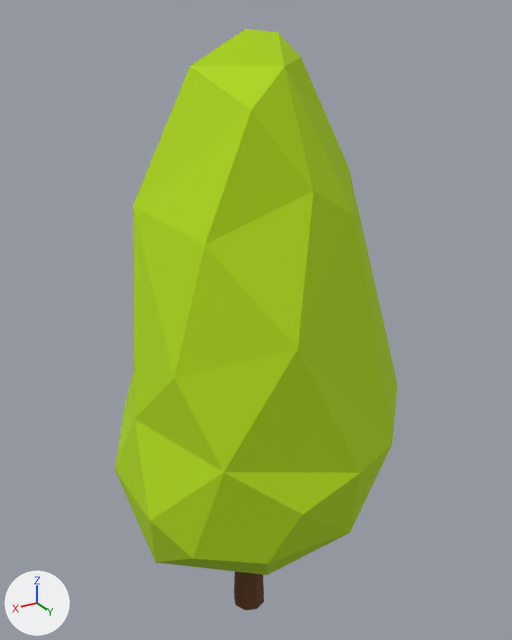
Before and after pictures for a commit that changed the FBX model OlympusUnity/Assets/_Project/Art Assets/Models/Environment/SmallTrees/SmallTreeA.fbx.
Camera for both pictures: a 50 mm camera at (1.62, 2.75, 3.14) aimed at (-0.05, -0.04, 1.74). Lighting does not change. The marker at lower left points along +X, +Y and +Z. Where no turn or scale is listed for an object, it has been applied to the vertices.

The older version as bpy lines, for what is in view:
```python
me_cylinder_018 = bpy.data.meshes.new('Cylinder.018')
me_cylinder_018.from_pydata(...)  # 70 vertices, 112 faces; spans x -0.71..0.72, y -0.68..0.74, z 0.0..3.08
# faces by material slot: [104, 8]
me_cylinder_018.materials.append(mat_smalltrees_mtl)  # green #b0db0d
me_cylinder_018.materials.append(mat_woodbark_mtl)  # brown #633d21
ob_smalltreea_geo = bpy.data.objects.new('SmallTreeA_geo', me_cylinder_018)
ob_smalltreea_geo.location = (0.0, 0.0, 0.0)
```
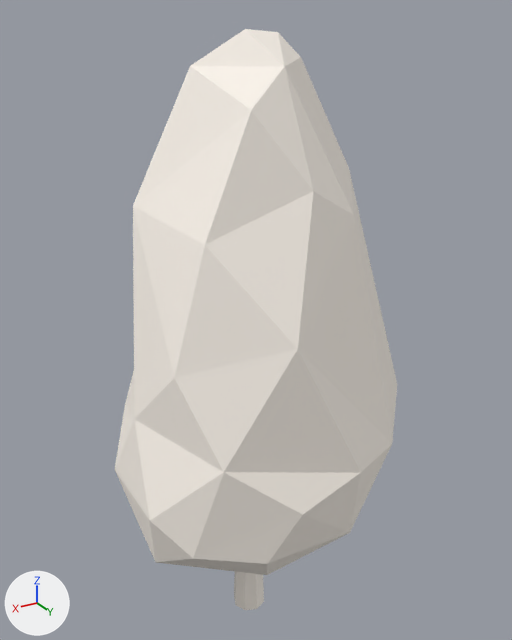
Where the newer file only moved an object's origin or applied its transform, the numbers keep the older frame.

Where the change shows, as pixel boxes (x1, y1, x2, y2) in the pictures (512 x 640 px):
part 1 of me_cylinder_018, recoloured (green to white): (115, 29, 397, 575) in both
part 2 of me_cylinder_018, recoloured (brown to white): (234, 572, 264, 610) in both

The edits, one by one:
Material 'SmallTreesRocks_Mtl' (mat_smalltreesrocks_mtl) is new.
Its base color is (1.0, 0.936, 0.859) (white #fff8ee).
Its roughness is 0.755.
me_cylinder_018 has 70 vertices, 112 faces and spans x -0.71..0.72, y -0.68..0.74, z 0.0..3.08.
me_cylinder_018 is used by ob_smalltreea_geo; location (0.0, 0.0, 0.0).
me_cylinder_018 part 1: all 104 faces that had it switch from mat_smalltrees_mtl (green #b0db0d) to mat_smalltreesrocks_mtl (white #fff8ee).
me_cylinder_018 part 2: all 8 faces that had it switch from mat_woodbark_mtl (brown #633d21) to mat_smalltreesrocks_mtl (white #fff8ee).
